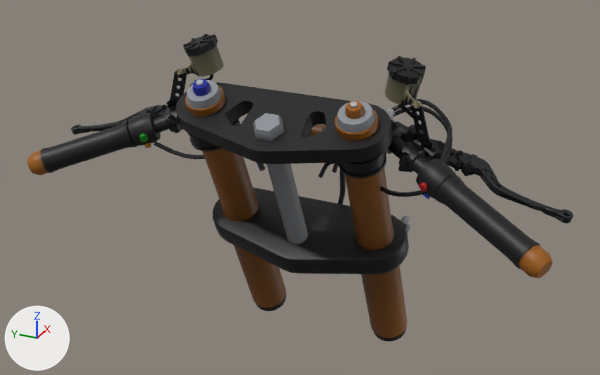
The glTF model blender/bike_stradav4_front.glb, before and after one commit.
Both versions are drawn from a 50 mm camera at (-0.464, -0.432, 1.313) aimed at (0.506, 0.005, 0.828). Lighting does not change. The marker at lower left points along +X, +Y and +Z. The first picture is the older version.

In view in the first picture: 'sbs_barend1', 'sbs_clampL', 'sbs_clampU', 'sbs_clipon-1', 'sbs_clipon-1_lever', 'sbs_clipon1', 'sbs_clipon1_lever', 'sbs_forkO-1', 'sbs_forkO1', 'sbs_grip-1', 'sbs_grip1', 'sbs_stem', 'sbs_switch1' and 25 more.
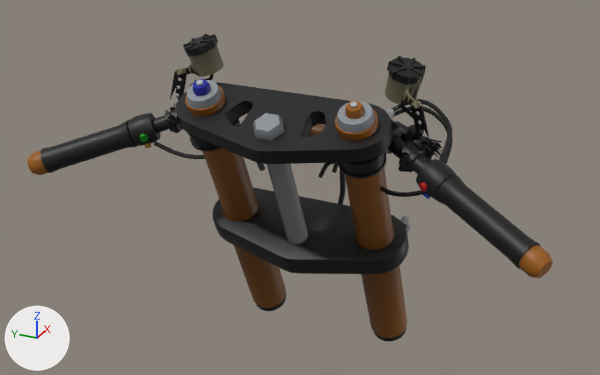
Location of each change, (x1, y1, x2, y2) in pixels of the pictures (600 x 375 px):
'sbs_clipon1_lever', deleted: before (417, 110, 573, 223)
'sbs_clipon-1_lever', deleted: before (71, 88, 178, 135)

The change in detail:
Object 'sbs_clipon1_lever' (ob_sbs_clipon1_lever) is deleted.
Object 'sbs_clipon-1_lever' (ob_sbs_clipon_1_lever) is deleted.
